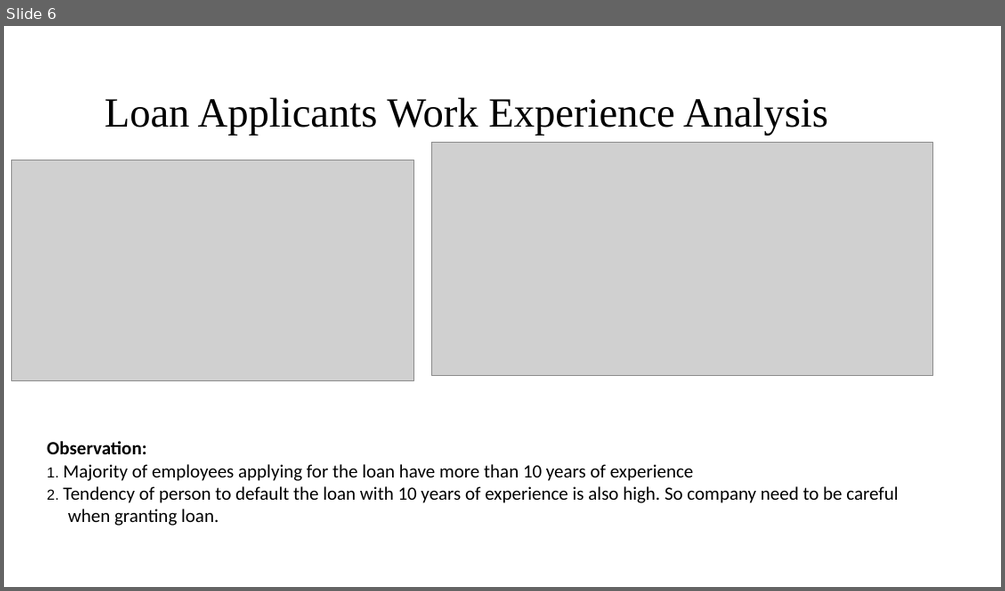
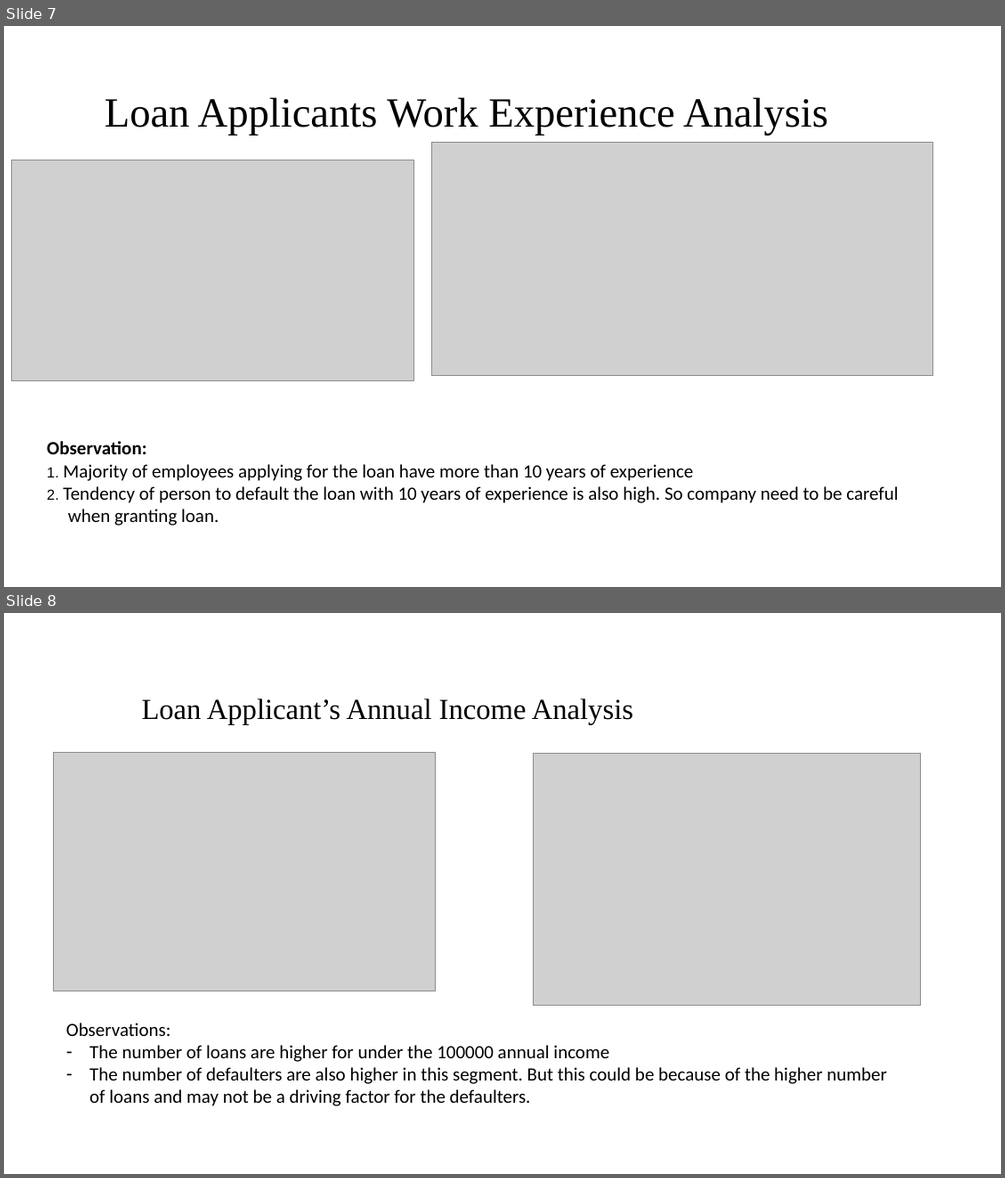
Before and after one commit to ArjunAshokKumar/Lending-Club-Case-Study, a slide deck: Niraj Kumar.pptx. Shown one above the other, each under a label of ours: slide 6 before the commit, slides 7 and 8 after it. The pictures are 1005x591 and 1005x1178 pixels, drawn with LibreOffice and Linux fonts; fonts in the diff are those of the drawing; grey boxes stand for pictures; background and template pictures are left out. Boxes give left, top, right and bottom in pixels: in the first picture for what was removed or moved away, otherwise in the second. Text is boxed around its words. In the diff, an @@ line names an element or a change of style, - is before the commit and + after.

Commit message:
Income analysis and  PPT

```diff
--- a/Niraj Kumar.pptx
+++ b/Niraj Kumar.pptx
@@ slide 8 added at (4,613,1001,1174), background #FFFFFF @@
@@ title added at (142,698,633,724), 28 pt, text #000000 @@
+Loan Applicant’s Annual Income Analysis
@@ picture added at (53,752,436,991) @@
@@ picture added at (534,754,920,1005) @@
@@ text added at (66,1022,887,1106), 18 pt, text #000000 @@
+Observations:
+– The number of loans are higher for under the 100000 annual income
+– The number of defaulters are also higher in this segment. But this could be because of the higher number of loans and may not be a driving factor for the defaulters.
@@ what was slide 6 is now slide 7 @@
```
Also in this commit, not shown: 7 other slides added, 5 slides removed, 1 other file.
